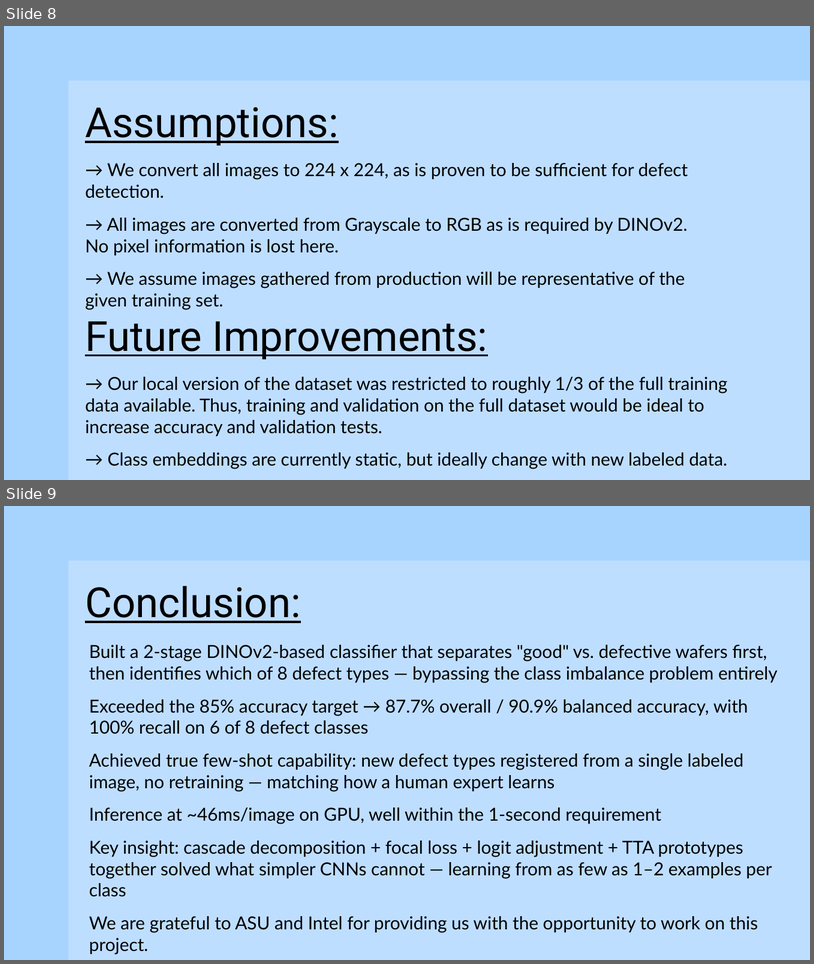
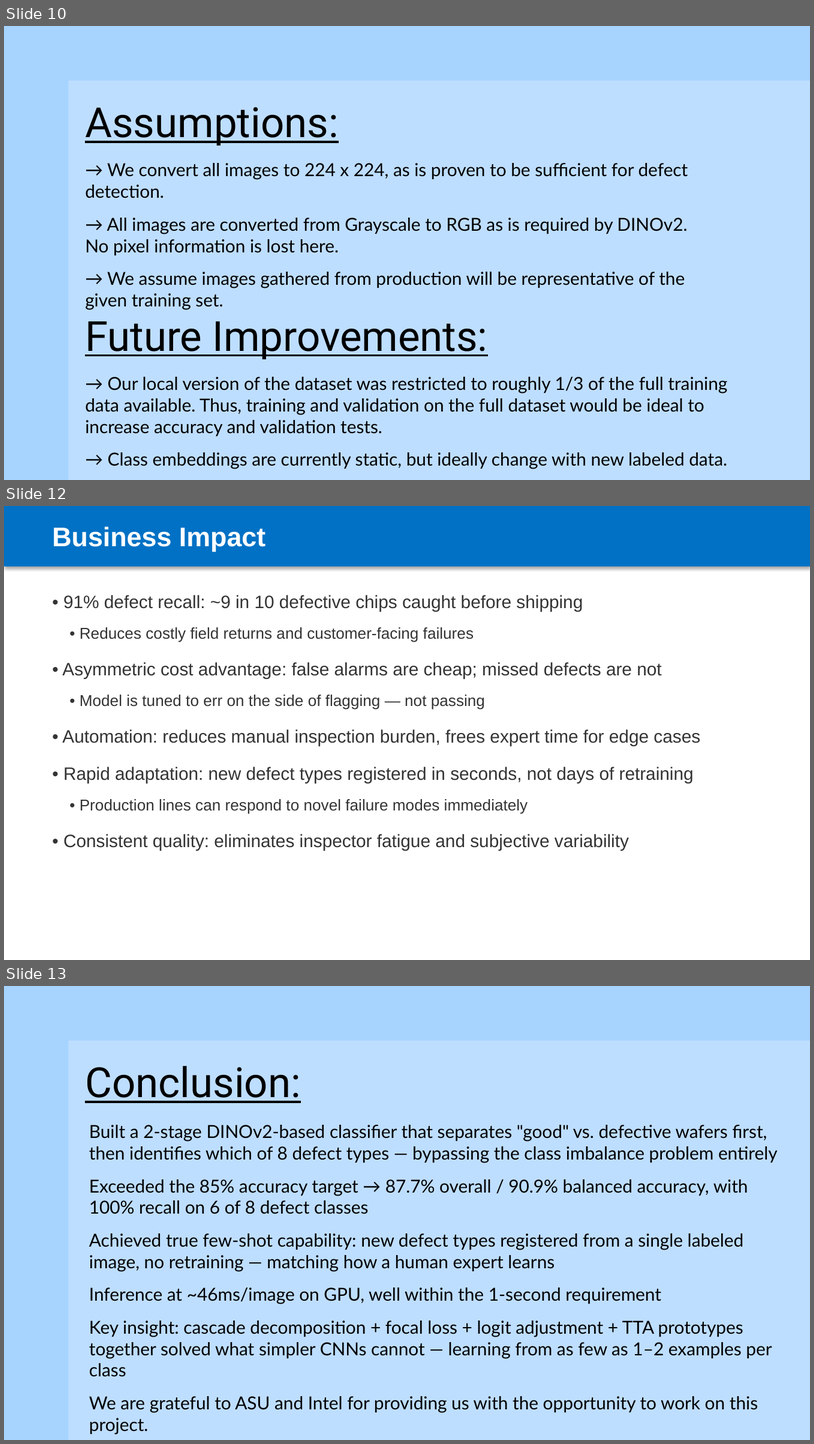
Before and after one commit to hitheshrai/Semiconductor-challenge, a slide deck: presentation/ProblemA_Photonator.pptx. Shown one above the other, each under a label of ours: slides 8 and 9 before the commit, slides 10, 12 and 13 after it; the slides between them are not shown. The pictures are 814x964 and 814x1444 pixels, drawn with LibreOffice and Linux fonts; fonts in the diff are those of the drawing. Boxes give left, top, right and bottom in pixels: in the first picture for what was removed or moved away, otherwise in the second. Text is boxed around its words. In the diff, an @@ line names an element or a change of style, - is before the commit and + after.

Commit message:
Update ProblemA_Photonator.pptx with analysis, feasibility, and impact slides

```diff
--- a/presentation/ProblemA_Photonator.pptx
+++ b/presentation/ProblemA_Photonator.pptx
@@ slide 12 added at [4,506,810,960], background #FFFFFF @@
@@ rectangle added at [4,506,810,567], fill #0071C5 @@
@@ text added at [52,526,266,552], 24 pt, text #FFFFFF, bold @@
+Business Impact
@@ text added at [62,595,701,850], 16 pt, text #333333 @@
+• 91% defect recall: ~9 in 10 defective chips caught before shipping
+• Reduces costly field returns and customer-facing failures
+• Asymmetric cost advantage: false alarms are cheap; missed defects are not
+• Model is tuned to err on the side of flagging — not passing
+• Automation: reduces manual inspection burden, frees expert time for edge cases
+• Rapid adaptation: new defect types registered in seconds, not days of retraining
+• Production lines can respond to novel failure modes immediately
+• Consistent quality: eliminates inspector fatigue and subjective variability
@@ what was slide 8 is now slide 10 @@
@@ what was slide 9 is now slide 13 @@
```
Also in this commit, not shown: 3 other slides added.
